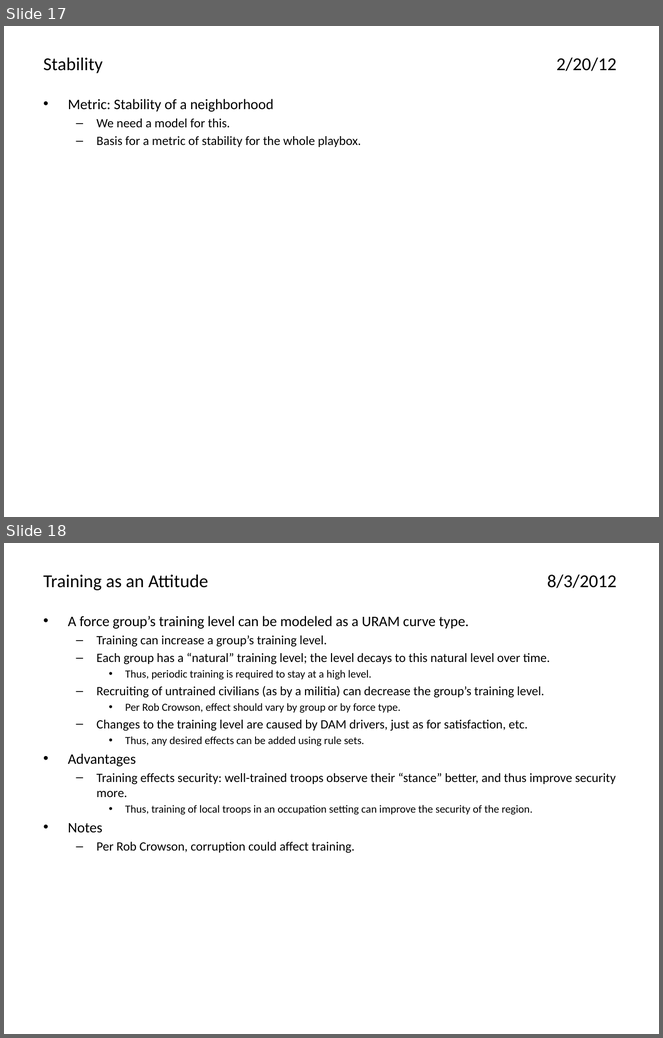
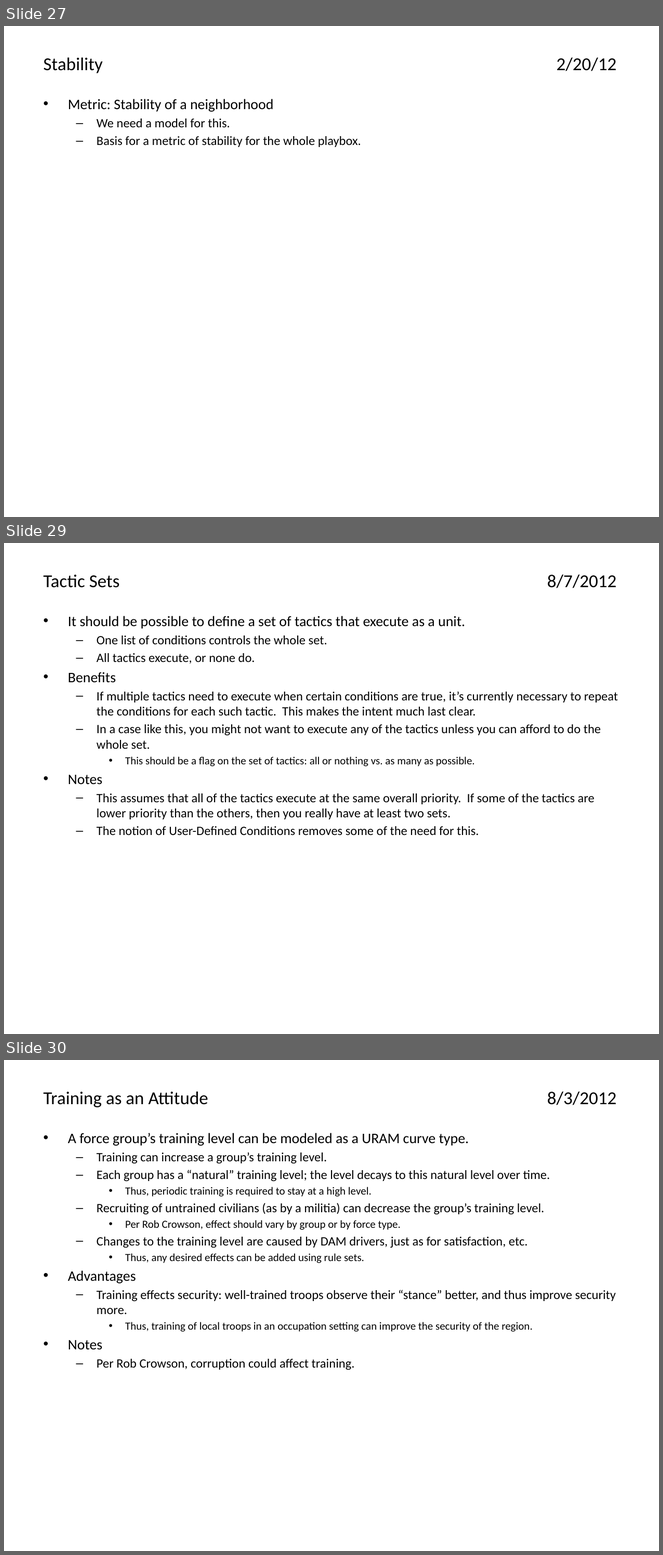
Before and after one commit to AthenaModel/athena-legacy, a slide deck: docs/dev/ideas.pptx. Shown one above the other, each under a label of ours: slides 17 and 18 before the commit, slides 27, 29 and 30 after it; the slides between them are not shown. The pictures are 663x1038 and 663x1555 pixels, drawn with LibreOffice and Linux fonts; fonts in the diff are those of the drawing. Boxes give left, top, right and bottom in pixels: in the first picture for what was removed or moved away, otherwise in the second. Text is boxed around its words. In the diff, an @@ line names an element or a change of style, - is before the commit and + after.

```diff
--- a/docs/dev/ideas.pptx
+++ b/docs/dev/ideas.pptx
@@ slide 29 added at bbox=[4, 543, 659, 1034], background #FFFFFF @@
@@ title added at bbox=[44, 574, 617, 588], 20 pt, text #000000 @@
+Tactic Sets 8/7/2012
@@ text added at bbox=[68, 616, 618, 836], 14 pt, text #000000 @@
+• It should be possible to define a set of tactics that execute as a unit.
+  – One list of conditions controls the whole set.
+  – All tactics execute, or none do.
+• Benefits
+  – If multiple tactics need to execute when certain conditions are true, it’s currently necessary to repeat the conditions for each such tactic. This makes the intent much last clear.
+  – In a case like this, you might not want to execute any of the tactics unless you can afford to do the whole set.
+    • This should be a flag on the set of tactics: all or nothing vs. as many as possible.
+• Notes
+  – This assumes that all of the tactics execute at the same overall priority. If some of the tactics are lower priority than the others, then you really have at least two sets.
+  – The notion of User-Defined Conditions removes some of the need for this.
@@ what was slide 17 is now slide 27 @@
@@ what was slide 18 is now slide 30 @@
```
Also in this commit, not shown: 9 slides changed, 10 other slides added.
